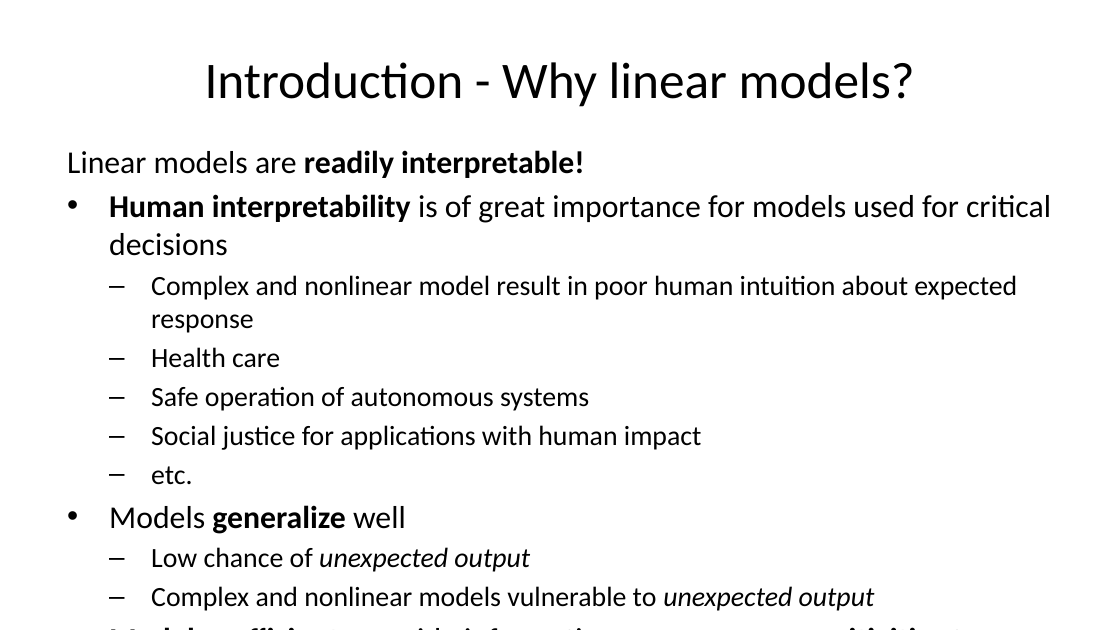
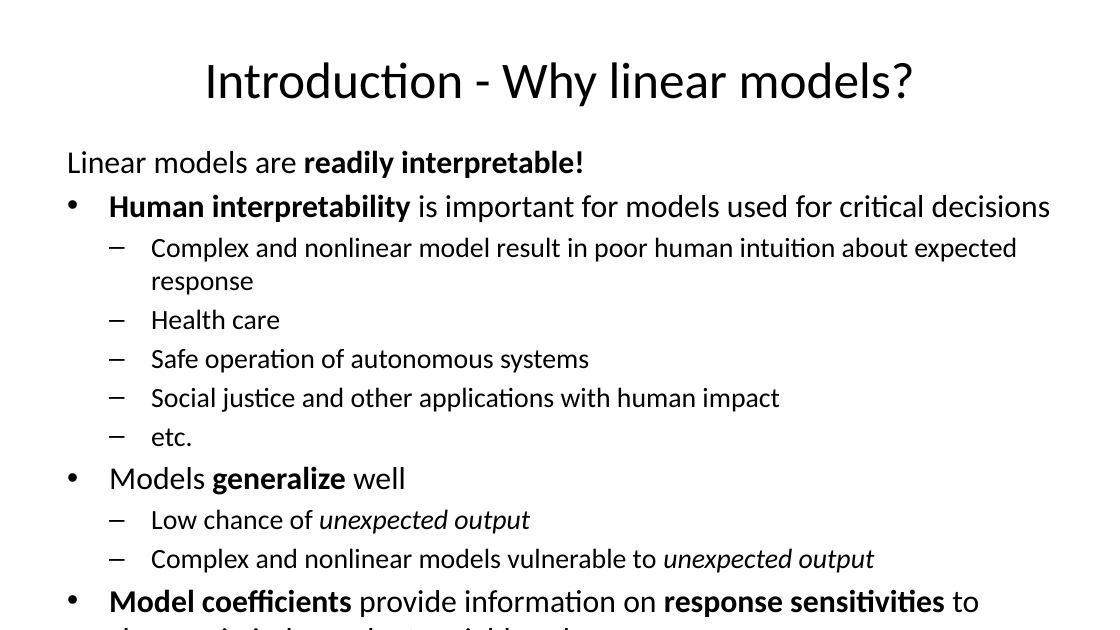
Before and after one commit to StephenElston/CSCI-E-83, a slide deck: slide 4 of LectureSlides/08_IntroductionToLinearModels.pptx. Drawn at 1120x630 pixels with LibreOffice and Linux fonts; fonts in the diff are those of the drawing. Boxes give left, top, right and bottom in pixels: in the first picture for what was removed or moved away, otherwise in the second. Text is boxed around its words. In the diff, an @@ line names an element or a change of style, - is before the commit and + after.

```diff
--- a/LectureSlides/08_IntroductionToLinearModels.pptx
+++ b/LectureSlides/08_IntroductionToLinearModels.pptx
@@ text at bbox=[109, 194, 1051, 222]: text changed @@
-• Human interpretability is of great importance for models used for critical decisions
+• Human interpretability is important for models used for critical decisions
@@ text at bbox=[151, 387, 779, 412]: text changed @@
-  – Social justice for applications with human impact
+  – Social justice and other applications with human impact
```
Also in this commit, not shown: 10 other slides changed, 1 slide added, 1 slide removed.
